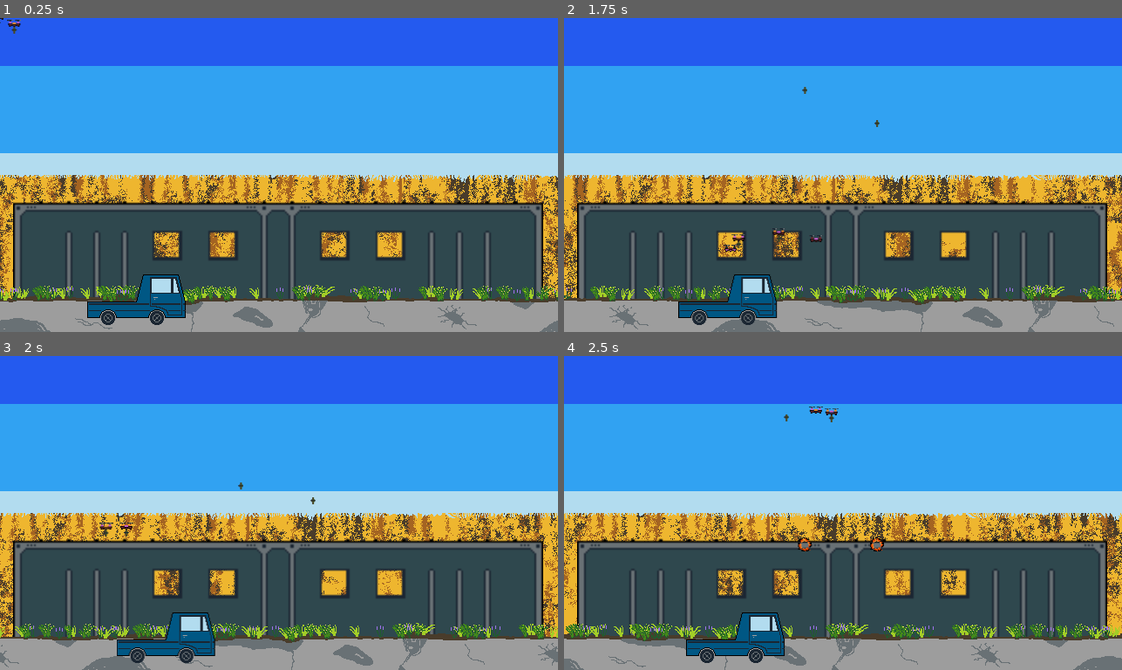
Above: before the commit, frames 1-4 (two rows, left to right).
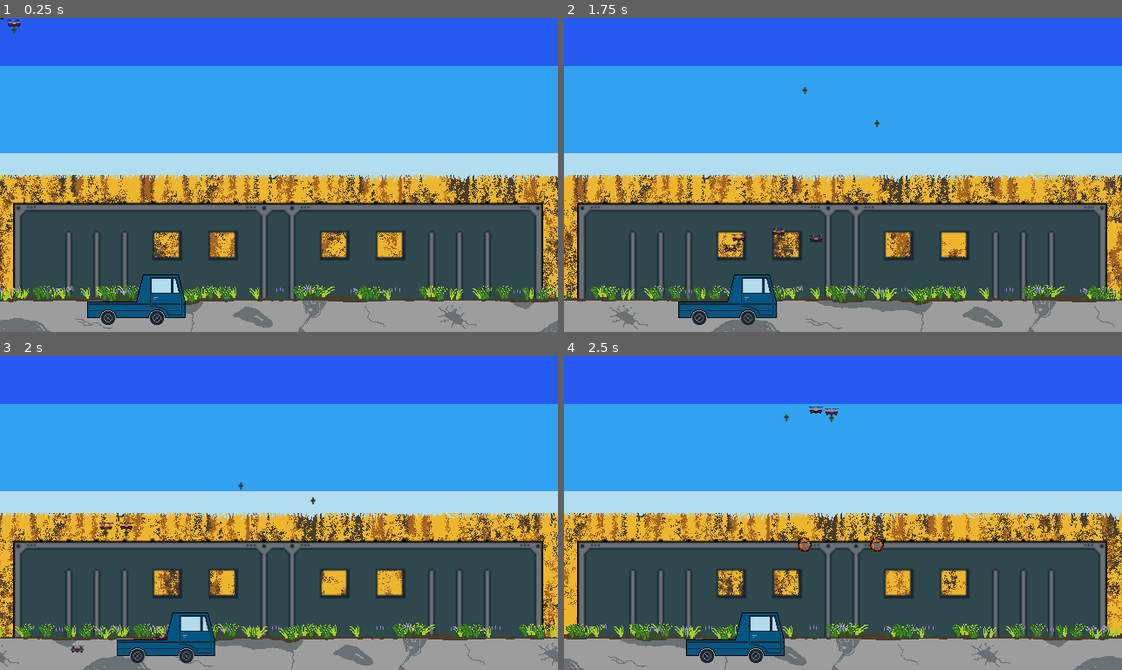
Above: after the commit, the same moments.

Repository: alpacanumerals/Boss-Rush
Game: Godot game, scene res://Main.tscn
Same seed, same stepped clock (60 frames per second), same inputs: the game is played once before the commit and once after it. This scene is started directly instead of the project's main scene.
Inputs (mouse positions are in pixels of both pictures, inside the frame that each line leads up to):
- Up to frame 1 (0.25 s): no input
- Up to frame 2 (1.75 s): tap Enter at 0.5 s; move the mouse to (965, 159) at 0.52 s; hold Right (ui_right) 0.53-1.28 s; tap F at 0.6, 1.35 s; move the mouse to (731, 190) at 1.27 s; hold Left (ui_left) from 1.28 s (still down)
- Up to frame 3 (2 s): keep holding Left (ui_left)
- Up to frame 4 (2.5 s): move the mouse to (898, 443) at 2.02 s; release Left (ui_left) at 2.03 s; hold Right (ui_right) from 2.03 s (still down); tap F at 2.1 s

Frames 1-2 are identical in both runs. In frame 3, less than 0.1% of the frame differs, in the area x 12-31%, y 88-95%; in frame 4, nothing differs.

Commit message:
fixed bomb signal logic

Diff:
--- a/drone.gd
+++ b/drone.gd
@@ -23,7 +23,7 @@
     $DriveSprite.play(drives[randi() % 4])
     $BatterySprite.play(batteries[randi() % 4])
     $WeaponSprite.play(weapons[0])
-    connect("drop_bomb", get_parent(), "_on_Drone_drop_bomb")
+    connect("drop_bomb", get_node("/root/Main"), "_on_Drone_drop_bomb")
 
 func _physics_process(delta):
     var target_loc = get_global_mouse_position()
@@ -40,7 +40,6 @@
         handle_collision()
 
     if bombing_run_active:
-        #check location
         if target != null && position.distance_to(target) < 64:
             drop_bomb()
 
--- a/main.gd
+++ b/main.gd
@@ -34,7 +34,7 @@
 
 func add_drone():
     var d = drone.instance()
-    add_child(d)
+    $FrontLayer.add_child(d)
     var y_offset = randi() % 256
     d.set_position(Vector2(-64, -64 + y_offset))
 
